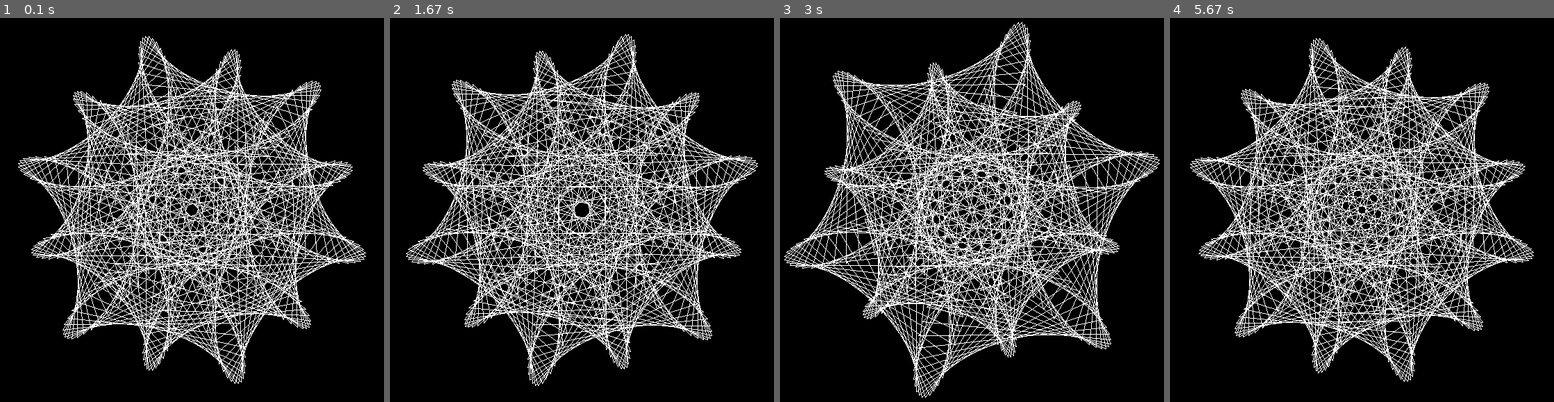
Above: before the commit, frames 1-4 (left to right).
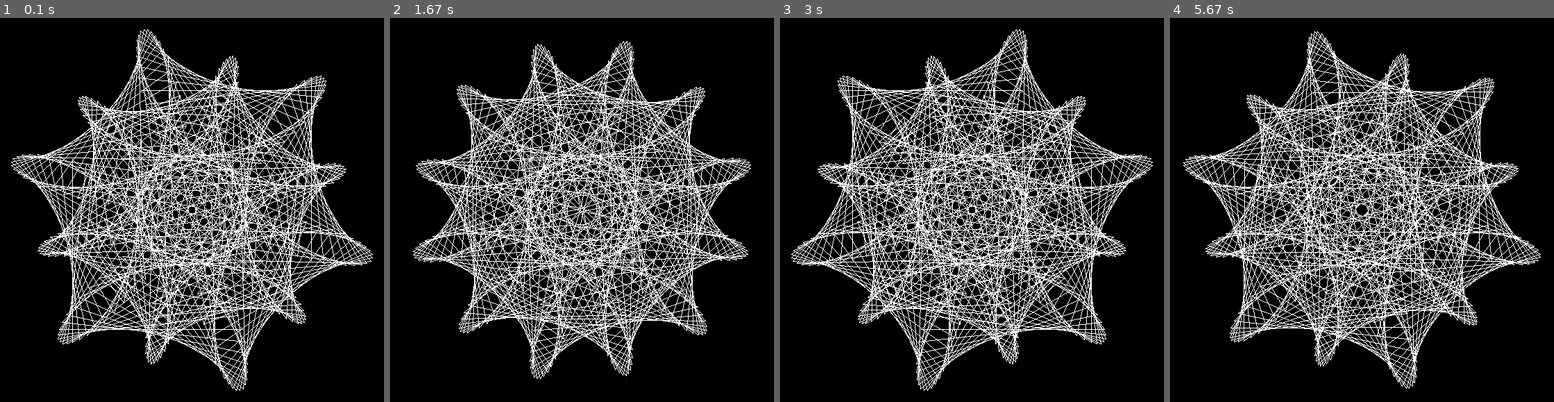
Above: after the commit, the same moments.

Repository: Emc2356/PygameHaze
Game: pygame game, started from Examples/MathematicalRoses.py
The game is run twice, just before and just after one commit, with the same random seed, the same clock (stepped at 60 frames per second) and the same inputs.
Inputs:
- Up to frame 1 (0.1 s): no input
- Up to frame 2 (1.67 s): no input
- Up to frame 3 (3 s): no input
- Up to frame 4 (5.67 s): no input

The runs differ from the first frame. In frame 1, 23% of the frame differs, in the area x 2-98%, y 2-98%; in frame 2, 22%; in frame 3, 23%, in the area x 1-99%, y 1-99%; in frame 4, 22%.

Commit message:
fixed the breathing in `MathematicalRoses.py`

Diff:
--- a/Examples/MathematicalRoses.py
+++ b/Examples/MathematicalRoses.py
@@ -20,7 +20,7 @@
         self.d: int = 71
 
         self.max_rad: int = 250
-        self.breath = lambda: pgh.remap(sin(time.time()), 0, 1, -10, 10)
+        self.breath = lambda: pgh.remap(sin(time.time()), -1, 1, -20, 20)
         # self.breath = lambda: 0  # uncomment this if you don't want the breathing in the rose
 
         # transfer the 0, 0 of the screen to the center (at least how PygameHelper sees it)
@@ -37,9 +37,10 @@
     def draw(self) -> None:
         self.WIN.fill(pgh.BLACK)
         pgh.beginShape(self.WIN)
+        breath = self.breath()
         for i in range(360):
             k = radians(i * self.d)
-            r = self.max_rad * sin(self.n*k) + self.breath()
+            r = self.max_rad * sin(self.n*k) + breath
             pgh.vertex(r * cos(k), r * sin(k))
         pgh.endShape(fill=False, color=pgh.WHITE, closed=True, width=1)
         pygame.display.update()
